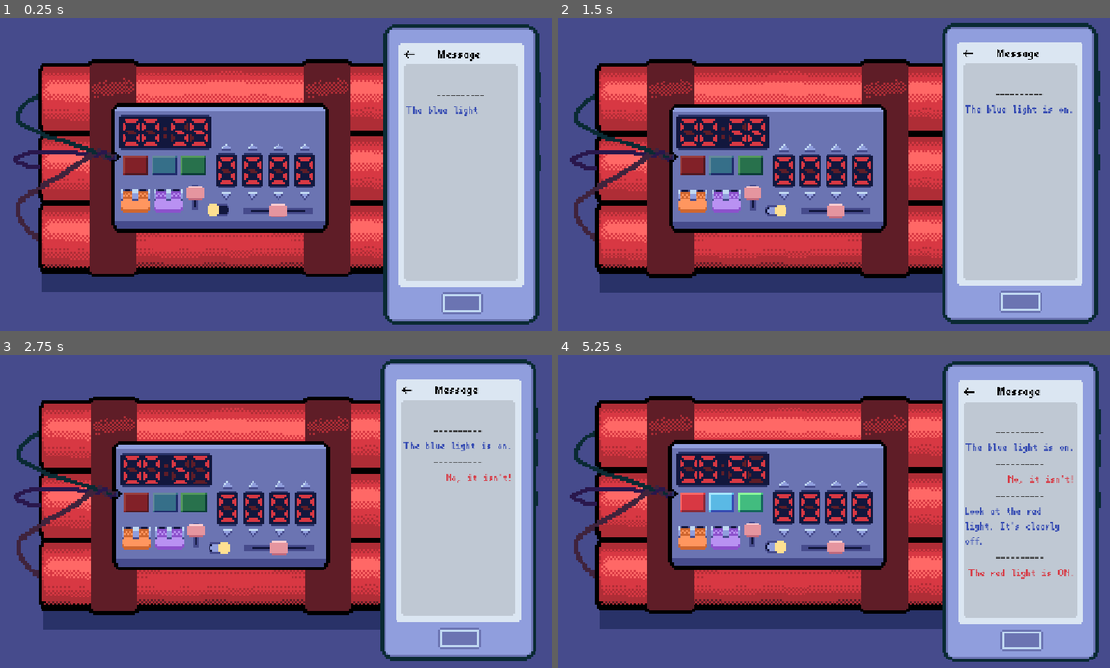
Above: before the commit, frames 1-4 (two rows, left to right).
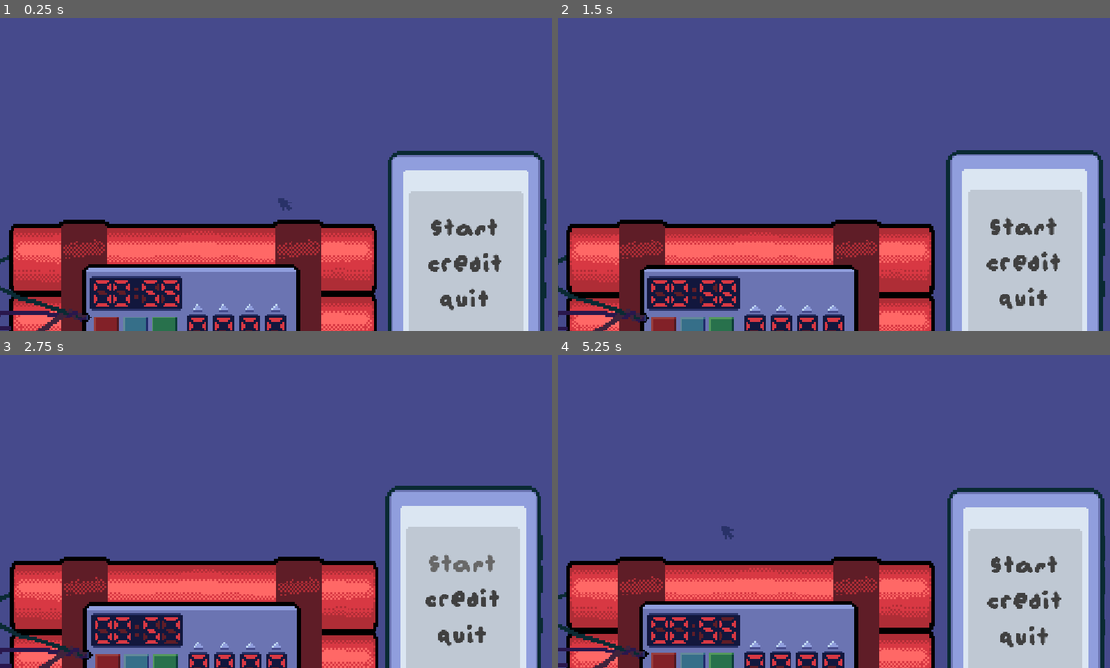
Above: after the commit, the same moments.

Repository: Mr-Excoem/brackeys-jam-2026-2
Game: Godot game, scene res://main.tscn
Same seed, same stepped clock (60 frames per second), same inputs: the game is played once before the commit and once after it.
Inputs (mouse positions are in pixels of both pictures, inside the frame that each line leads up to):
- Up to frame 1 (0.25 s): no input
- Up to frame 2 (1.5 s): click (1021, 265) at 0.5 s, where only the run after the commit has a clickable "Credit"; click (778, 212) at 1.27 s
- Up to frame 3 (2.75 s): click (469, 564) at 2 s, where only the run after the commit has a clickable "START"
- Up to frame 4 (5.25 s): click (1021, 564) at 2.75 s, where only the run after the commit has a clickable "START"; click (696, 502) at 3.52 s; click (751, 502) at 4.27 s; click (723, 502) at 5.02 s

The runs differ from the first frame. In frame 1, 75% of the frame differs, in the area x 0-99%, y 2-100%; in frame 2, 76%; in frame 3, 75%; in frame 4, 76%, in the area x 0-100%, y 2-100%.

Commit message:
Added titlescreen

Diff:
--- a/brackeys-2026/autoloads/timer.gd
+++ b/brackeys-2026/autoloads/timer.gd
@@ -1,3 +1,5 @@
 extends Timer
 
 var is_bomb_solved := false
+
+var on_titlescreen := true
--- a/brackeys-2026/bomb_scenes/bomb.gd
+++ b/brackeys-2026/bomb_scenes/bomb.gd
@@ -35,6 +35,7 @@
 
 
 func enable():
+	BombTimer.start(60)
 	red_button.disabled = false
 	green_button.disabled = false
 	blue_button.disabled = false
--- a/brackeys-2026/main.gd
+++ b/brackeys-2026/main.gd
@@ -9,7 +9,8 @@
 
 # Dialogue
 func _ready():
-	show_dialogue()
+	pass
+	$AnimationPlayer.play("titlescreen_init")
 
 var dialogue_index = 0
 
@@ -37,7 +38,8 @@
 # but this is a part of project structure so I leave this for you to decide
 # ^ delete after read anyway
 func show_dialogue():
-	if dialogue_index >= dialogue.size():
+	if dialogue_index >= dialogue.size() \
+	or BombTimer.on_titlescreen:
 		return
 
 	var message = chat_message_scene.instantiate()
@@ -81,7 +83,9 @@
 		#time_up = true
 
 
-	if BombTimer.is_stopped() and not BombTimer.is_bomb_solved:
+	if BombTimer.is_stopped() \
+	and not BombTimer.is_bomb_solved \
+	and not BombTimer.on_titlescreen:
 		time_up = false
 		print("TIME'S UP!")
 
--- a/brackeys-2026/main.tscn
+++ b/brackeys-2026/main.tscn
@@ -10,12 +10,136 @@
 [ext_resource type="Texture2D" uid="uid://c6hehw42vf24x" path="res://assets/phone_border.png" id="5_lquwl"]
 [ext_resource type="PackedScene" uid="uid://b8embku2jpi8" path="res://scenes/ChatMessage.tscn" id="6_7mycd"]
 [ext_resource type="FontFile" uid="uid://dlx30nsjwooat" path="res://assets/font.ttf.woff" id="10_4c57u"]
+[ext_resource type="FontFile" uid="uid://dqo21lprcxs3e" path="res://assets/augiepixel.ttf" id="11_efxa6"]
+
+[sub_resource type="Animation" id="Animation_4c57u"]
+length = 0.001
+tracks/0/type = "value"
+tracks/0/imported = false
+tracks/0/enabled = true
+tracks/0/path = NodePath("Bomb:position")
+tracks/0/interp = 1
+tracks/0/loop_wrap = true
+tracks/0/keys = {
+"times": PackedFloat32Array(0),
+"transitions": PackedFloat32Array(1),
+"update": 0,
+"values": [Vector2(460, 311)]
+}
+tracks/1/type = "value"
+tracks/1/imported = false
+tracks/1/enabled = true
+tracks/1/path = NodePath("CanvasLayer/Phone:position")
+tracks/1/interp = 1
+tracks/1/loop_wrap = true
+tracks/1/keys = {
+"times": PackedFloat32Array(0),
+"transitions": PackedFloat32Array(1),
+"update": 0,
+"values": [Vector2(955, 324)]
+}
+tracks/2/type = "value"
+tracks/2/imported = false
+tracks/2/enabled = true
+tracks/2/path = NodePath("CanvasLayer/Phone/Label:visible")
+tracks/2/interp = 1
+tracks/2/loop_wrap = true
+tracks/2/keys = {
+"times": PackedFloat32Array(0),
+"transitions": PackedFloat32Array(1),
+"update": 1,
+"values": [true]
+}
+tracks/3/type = "value"
+tracks/3/imported = false
+tracks/3/enabled = true
+tracks/3/path = NodePath("background:visible")
+tracks/3/interp = 1
+tracks/3/loop_wrap = true
+tracks/3/keys = {
+"times": PackedFloat32Array(0),
+"transitions": PackedFloat32Array(1),
+"update": 1,
+"values": [true]
+}
+
+[sub_resource type="Animation" id="Animation_efxa6"]
+resource_name = "titlescreen_init"
+length = 0.2
+tracks/0/type = "value"
+tracks/0/imported = false
+tracks/0/enabled = true
+tracks/0/path = NodePath("Bomb:position")
+tracks/0/interp = 2
+tracks/0/loop_wrap = true
+tracks/0/keys = {
+"times": PackedFloat32Array(0, 0.2),
+"transitions": PackedFloat32Array(1, 1),
+"update": 0,
+"values": [Vector2(-400, 1120), Vector2(400, 644)]
+}
+tracks/1/type = "value"
+tracks/1/imported = false
+tracks/1/enabled = true
+tracks/1/path = NodePath("CanvasLayer/Phone:position")
+tracks/1/interp = 2
+tracks/1/loop_wrap = true
+tracks/1/keys = {
+"times": PackedFloat32Array(0, 0.2),
+"transitions": PackedFloat32Array(1, 1),
+"update": 0,
+"values": [Vector2(965, 1000), Vector2(965, 587)]
+}
+tracks/2/type = "method"
+tracks/2/imported = false
+tracks/2/enabled = true
+tracks/2/path = NodePath("Bomb")
+tracks/2/interp = 1
+tracks/2/loop_wrap = true
+tracks/2/keys = {
+"times": PackedFloat32Array(0),
+"transitions": PackedFloat32Array(1),
+"values": [{
+"args": [],
+"method": &"disable"
+}]
+}
+tracks/3/type = "value"
+tracks/3/imported = false
+tracks/3/enabled = true
+tracks/3/path = NodePath("CanvasLayer/Phone/Label:visible")
+tracks/3/interp = 1
+tracks/3/loop_wrap = true
+tracks/3/keys = {
+"times": PackedFloat32Array(0),
+"transitions": PackedFloat32Array(1),
+"update": 1,
+"values": [false]
+}
+tracks/4/type = "value"
+tracks/4/imported = false
+tracks/4/enabled = true
+tracks/4/path = NodePath("background:visible")
+tracks/4/interp = 1
+tracks/4/loop_wrap = true
+tracks/4/keys = {
+"times": PackedFloat32Array(0),
+"transitions": PackedFloat32Array(1),
+"update": 1,
+"values": [false]
+}
+
+[sub_resource type="AnimationLibrary" id="AnimationLibrary_dg77c"]
+_data = {
+&"RESET": SubResource("Animation_4c57u"),
+&"titlescreen_init": SubResource("Animation_efxa6")
+}
 
 [node name="Main" type="Node2D" unique_id=1646423350]
 script = ExtResource("1_ig7tw")
 
 [node name="background" type="Sprite2D" parent="." unique_id=1138009476]
-position = Vector2(500, 320)
+position = Vector2(440, 660)
 scale = Vector2(4, 4)
 texture = ExtResource("2_h2yge")
 
@@ -45,6 +169,7 @@
 texture = ExtResource("5_lquwl")
 
 [node name="ChatScroll" type="ScrollContainer" parent="CanvasLayer/Phone" unique_id=1076664663]
+visible = false
 custom_minimum_size = Vector2(228, 440)
 offset_left = -114.0
 offset_top = -224.0
@@ -69,3 +194,40 @@
 theme_override_fonts/font = ExtResource("10_4c57u")
 theme_override_font_sizes/font_size = 24
 text = "←   Message"
+
+[node name="TitlescreenButtons" type="VBoxContainer" parent="CanvasLayer/Phone" unique_id=853804880]
+offset_left = -114.0
+offset_top = -184.0
+offset_right = 114.0
+offset_bottom = 59.0
+
+[node name="Start" type="Button" parent="CanvasLayer/Phone/TitlescreenButtons" unique_id=1559684077]
+layout_mode = 2
+theme_override_colors/font_color = Color(0.25, 0.25, 0.25, 1)
+theme_override_colors/font_hover_color = Color(0.41, 0.41, 0.41, 1)
+theme_override_constants/outline_size = 0
+theme_override_fonts/font = ExtResource("11_efxa6")
+theme_override_font_sizes/font_size = 64
+text = "START"
+flat = true
+
+[node name="Credit" type="Button" parent="CanvasLayer/Phone/TitlescreenButtons" unique_id=2078571939]
+layout_mode = 2
+theme_override_colors/font_color = Color(0.25, 0.25, 0.25, 1)
+theme_override_colors/font_hover_color = Color(0.41, 0.41, 0.41, 1)
+theme_override_fonts/font = ExtResource("11_efxa6")
+theme_override_font_sizes/font_size = 64
+text = "Credit"
+flat = true
+
+[node name="Quit" type="Button" parent="CanvasLayer/Phone/TitlescreenButtons" unique_id=762935146]
+layout_mode = 2
+theme_override_colors/font_color = Color(0.25, 0.25, 0.25, 1)
+theme_override_colors/font_hover_color = Color(0.41, 0.41, 0.41, 1)
+theme_override_fonts/font = ExtResource("11_efxa6")
+theme_override_font_sizes/font_size = 64
+text = "Quit"
+flat = true
+
+[node name="AnimationPlayer" type="AnimationPlayer" parent="." unique_id=1875978314]
+libraries/ = SubResource("AnimationLibrary_dg77c")
--- a/brackeys-2026/scripts/cursor_shadow.gd
+++ b/brackeys-2026/scripts/cursor_shadow.gd
@@ -1,15 +1,5 @@
 extends Sprite2D
 
-var relative := Vector2.ZERO
-var mouse_speed := Vector2.ZERO
-@onready var previous_mouse_position := get_global_mouse_position()
-
 # Called every frame. 'delta' is the elapsed time since the previous frame.
-func _process(_delta: float) -> void:
-	position = get_global_mouse_position() + Vector2(0,48) + relative*1.5
-
-func _input(event):
-	if event is InputEventMouseMotion:
-		mouse_speed = event.position - previous_mouse_position
-		previous_mouse_position = event.position
-		relative = event.relative
+func _physics_process(_delta: float) -> void:
+	position = get_global_mouse_position() + Vector2(0,48)
Binary file added: brackeys-2026/assets/augiepixel.ttf
Not shown, added: brackeys-2026/assets/augiepixel.ttf.import
